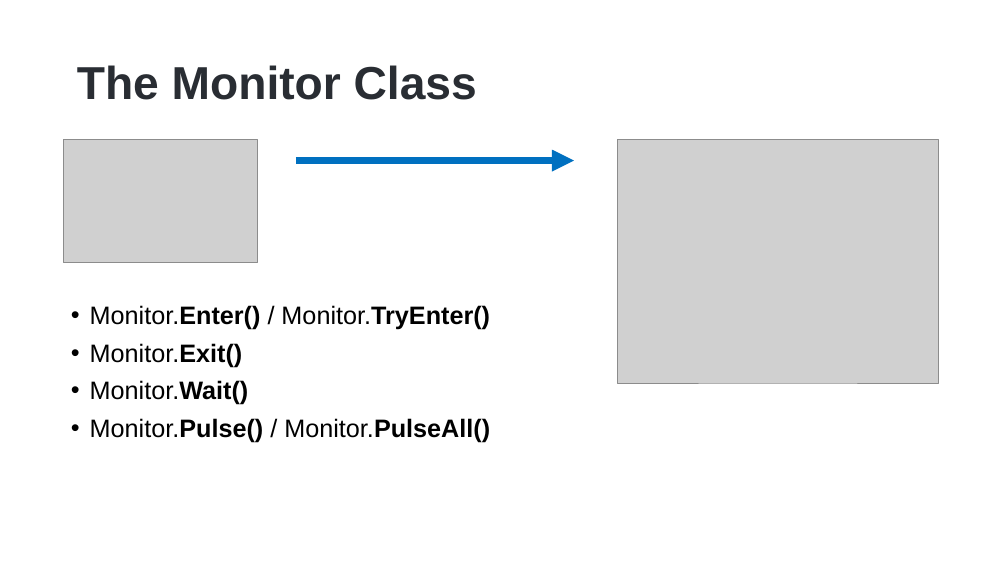
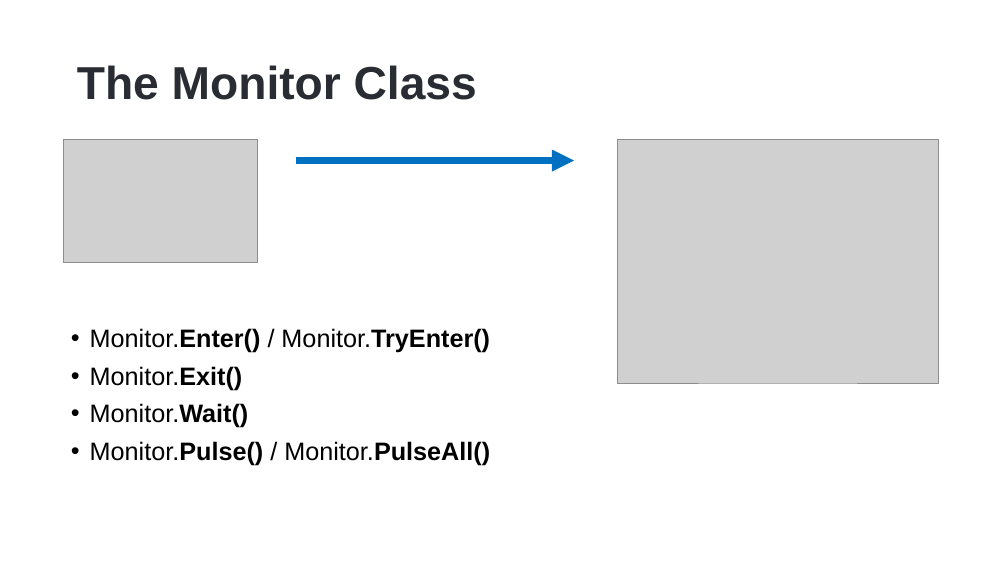
Before and after one commit to hikalkan/presentations, a slide deck: slide 11 of 2023-06-01 Dealing with Concurrency - Multi-Threading in Dotnet/Dotnet-Multi-Threading.pptx. Drawn at 1008x567 pixels with LibreOffice and Linux fonts; fonts in the diff are those of the drawing; grey boxes stand for pictures; background and template pictures are left out. Boxes give left, top, right and bottom in pixels: in the first picture for what was removed or moved away, otherwise in the second. Text is boxed around its words. In the diff, an @@ line names an element or a change of style, - is before the commit and + after.

```diff
--- a/2023-06-01 Dealing with Concurrency - Multi-Threading in Dotnet/Dotnet-Multi-Threading.pptx
+++ b/2023-06-01 Dealing with Concurrency - Multi-Threading in Dotnet/Dotnet-Multi-Threading.pptx
@@ text "Monitor.Enter() / Monitor.TryEnter()": place and size @@
-text "Monitor.Enter() / Monitor.TryEnter()" at [90, 305, 490, 443]
+text "Monitor.Enter() / Monitor.TryEnter()" at [90, 328, 490, 466]
```
Also in this commit, not shown: 5 other slides changed, 1 other file.
